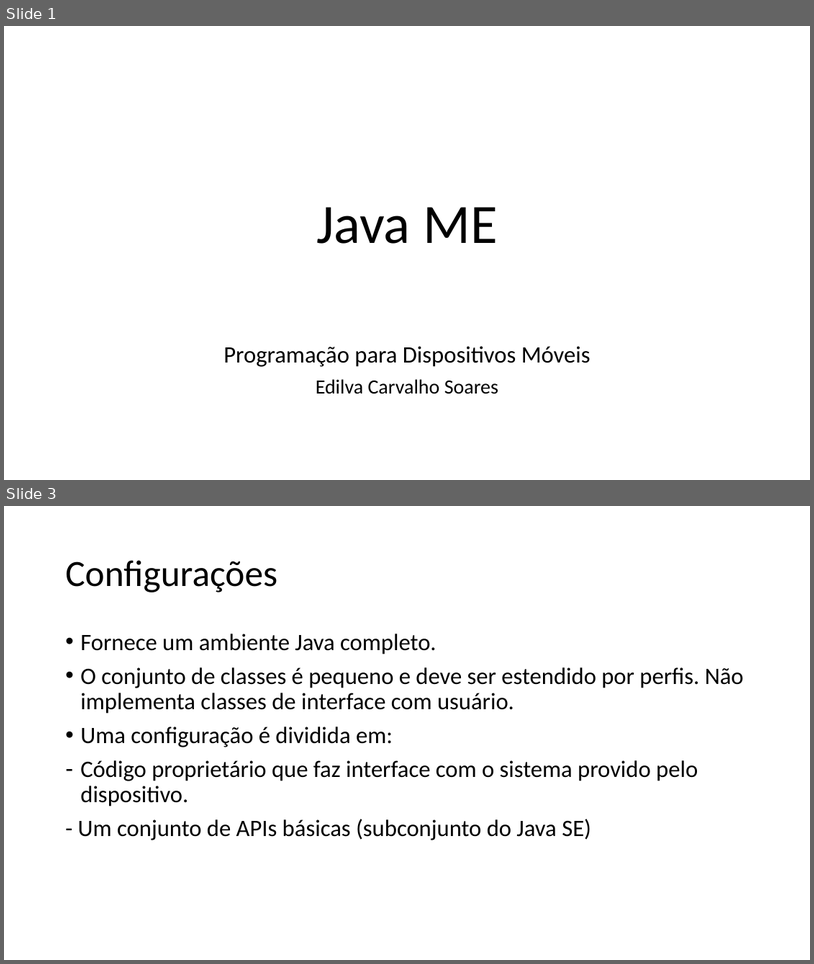
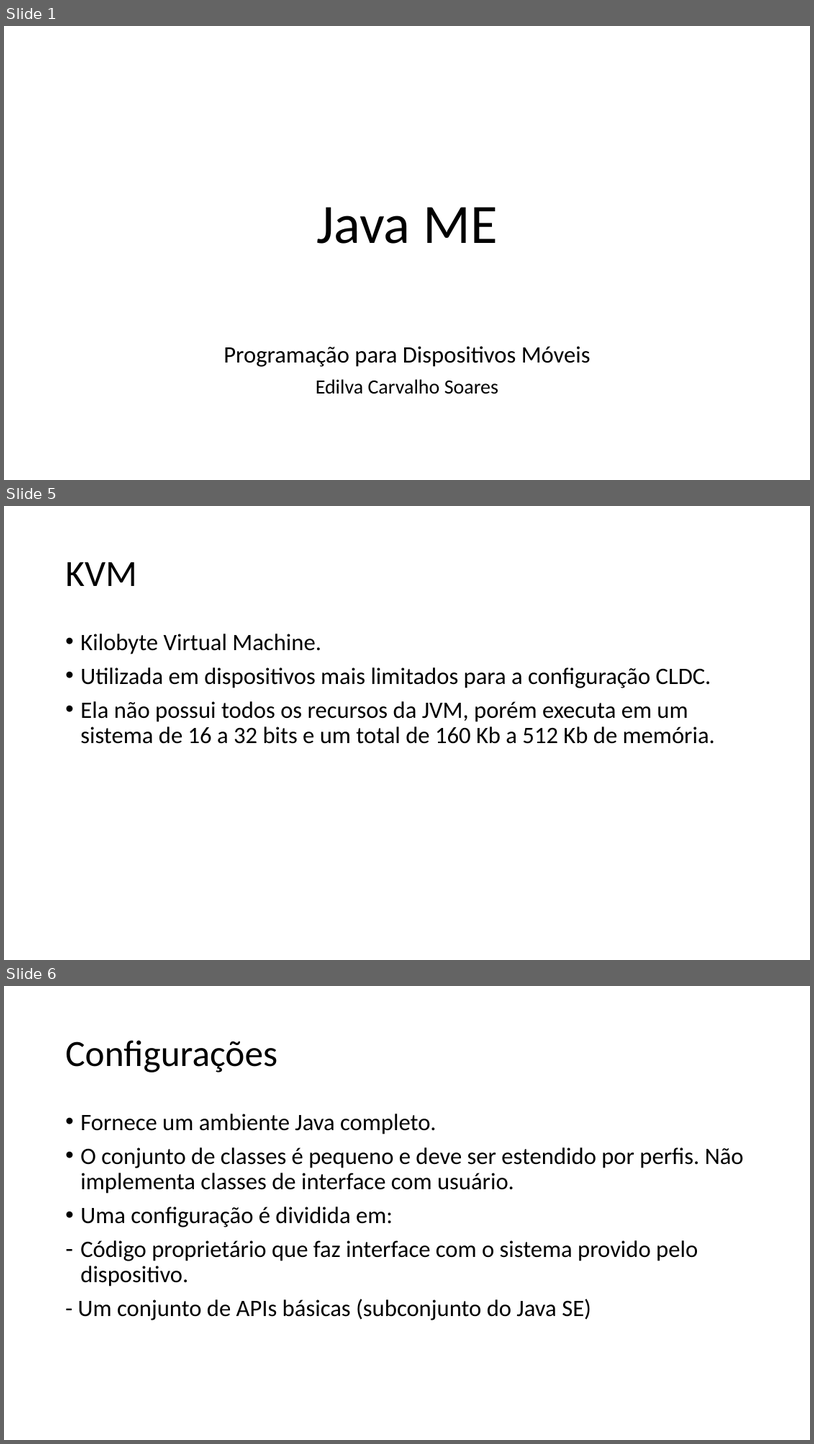
Before and after one commit to EdilvaCarvalho/Primeira-Atividade-PDM, a slide deck: PDM.pptx. Shown one above the other, each under a label of ours: slides 1 and 3 before the commit, slides 1, 5 and 6 after it; the slides between them are not shown. The pictures are 814x964 and 814x1444 pixels, drawn with LibreOffice and Linux fonts; fonts in the diff are those of the drawing. Boxes give left, top, right and bottom in pixels: in the first picture for what was removed or moved away, otherwise in the second. Text is boxed around its words. In the diff, an @@ line names an element or a change of style, - is before the commit and + after.

```diff
--- a/PDM.pptx
+++ b/PDM.pptx
@@ slide 5 added at (4, 506, 810, 960), background #FFFFFF @@
@@ title added at (65, 562, 137, 586), 44 pt, text #000000 @@
+KVM
@@ text added at (80, 633, 715, 744), 28 pt, text #000000 @@
+• Kilobyte Virtual Machine.
+• Utilizada em dispositivos mais limitados para a configuração CLDC.
+• Ela não possui todos os recursos da JVM, porém executa em um sistema de 16 a 32 bits e um total de 160 Kb a 512 Kb de memória.
@@ what was slide 3 is now slide 6 @@
```
Also in this commit, not shown: 1 slide changed, 3 other slides added.
